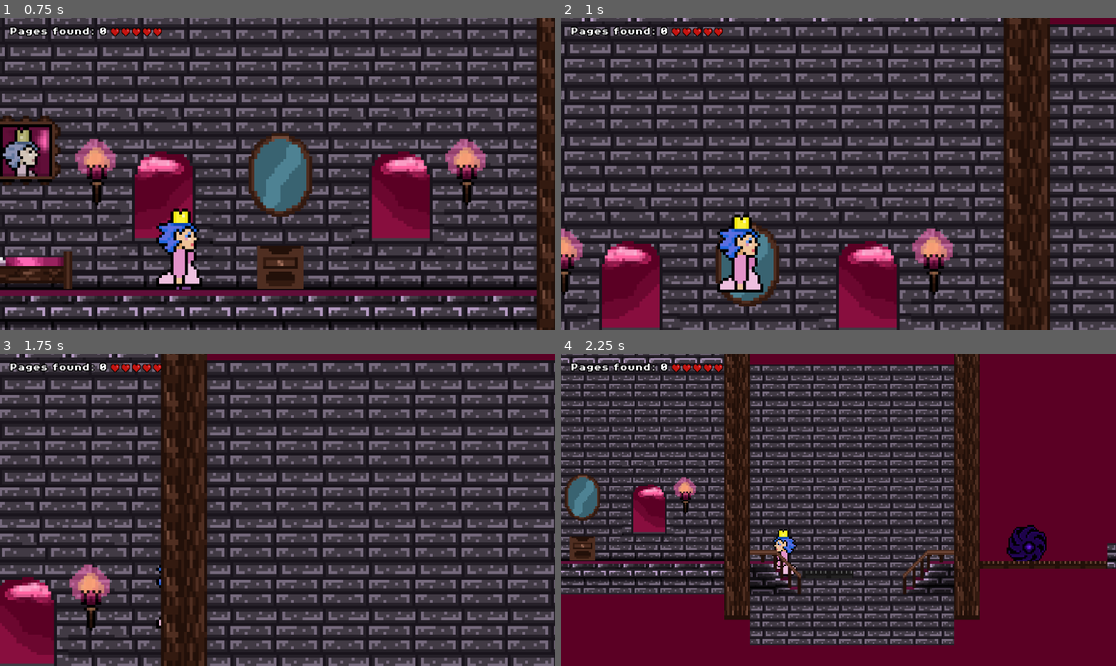
Above: before the commit, frames 1-4 (two rows, left to right).
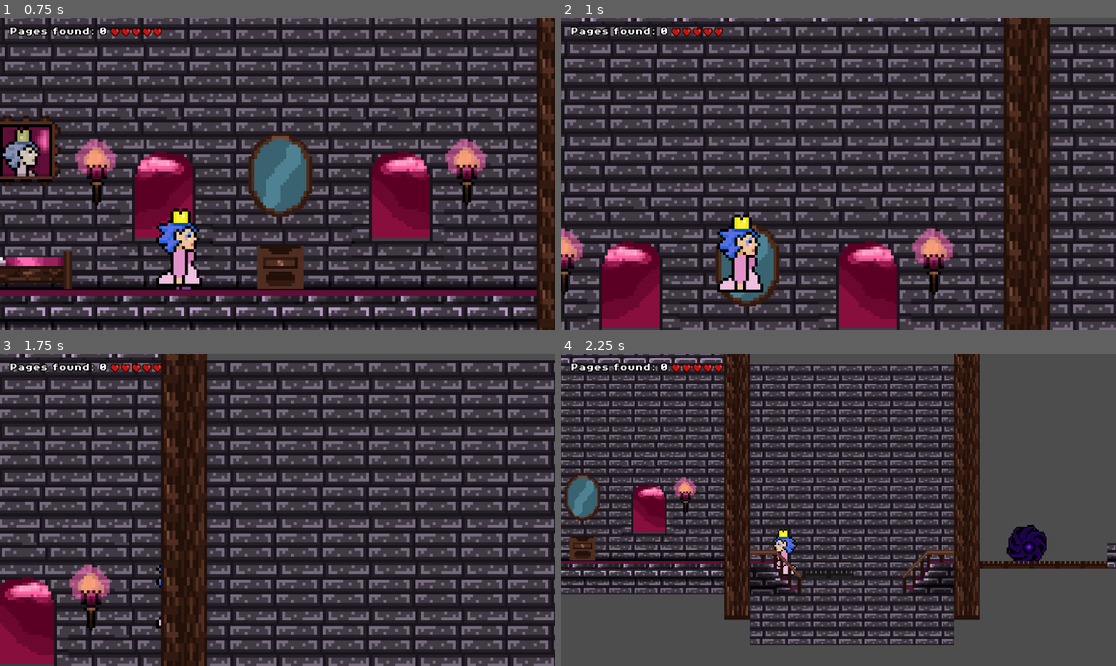
Above: after the commit, the same moments.

Repository: Gert1337/Game1
Game: Godot game, scene res://scenes/game.tscn
Same seed, same stepped clock (60 frames per second), same inputs: the game is played once before the commit and once after it.
Inputs:
- Up to frame 1 (0.75 s): hold Right (move_right) from 0.53 s (still down); tap C (CloseDiaryPage) at 0.6 s
- Up to frame 2 (1 s): keep holding Right (move_right); tap Space (jump) at 0.77 s
- Up to frame 3 (1.75 s): keep holding Right (move_right); tap B (Open Diary) at 1.35 s; tap Space (jump) at 1.52 s
- Up to frame 4 (2.25 s): release Right (move_right) at 2.03 s; hold Left (move_left) from 2.03 s (still down); tap H (afformation) at 2.1 s

Frame 1 is identical in both runs. In frame 2, 0.2% of the frame differs, in the area x 88-100%, y 0-3%; in frame 3, 1.3%; in frame 4, 35%, in the area x 0-100%, y 0-100%.

Commit message:
small startup bug fixed, again

Diff:
--- a/scenes/game.gd
+++ b/scenes/game.gd
@@ -3,8 +3,8 @@
 
 # Called when the node enters the scene tree for the first time.
 func _ready() -> void:
-	await get_tree().process_frame
-	RenderingServer.set_default_clear_color( Color.html("5b0024")
+	if not RenderingServer:
+		RenderingServer.set_default_clear_color( Color.html("5b0024")
 )
 
 
